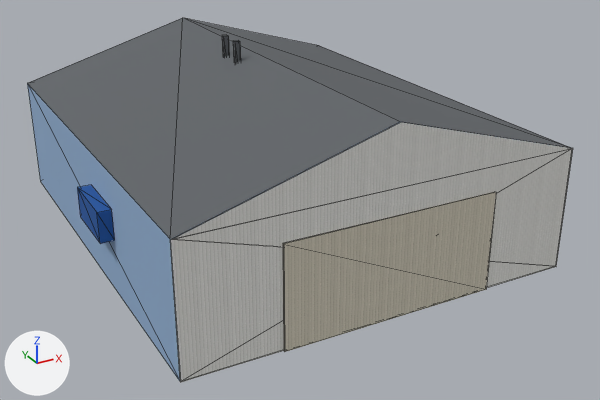
The glTF model airport-cyxd/PackageSources/modelLib/cyxd_bluehangar/cyxd_bluehangar.gltf: old version first, new version second.
Camera for both pictures: a 50 mm lens placed at (-19.6, -39.4, 20.5), pointed at (0.7, -2.4, 2.0). The lights are fixed; the arrows at lower left show +X, +Y and +Z. The first picture is the older version. Mesh edges are drawn as thin lines. Vertices at exactly the same position are counted once.

Script lines for the objects in view, before the commit:
```python
me_cyxd_bluehangar = bpy.data.meshes.new('cyxd_bluehangar')
me_cyxd_bluehangar.from_pydata(...)  # 55 vertices, 73 faces; spans x -11.1..10.4, y -12.5..12.3, z 0.0..10.3
# faces by material slot: [54, 2, 8, 9]
me_cyxd_bluehangar.materials.append(mat_cyxd_flat)  # picture img_cyxd_palette_png
me_cyxd_bluehangar.materials.append(mat_cyxd_shingle_grey)  # picture img_cyxd_shingle_grey_png
me_cyxd_bluehangar.materials.append(mat_cyxd_ribbed)  # picture img_cyxd_ribbed_png
me_cyxd_bluehangar.materials.append(mat_cyxd_ribbed_white)  # picture img_cyxd_ribbed_white_png
ob_cyxd_bluehangar = bpy.data.objects.new('cyxd_bluehangar', me_cyxd_bluehangar)
ob_cyxd_bluehangar.location = (0.0, 0.0, 0.0)
```
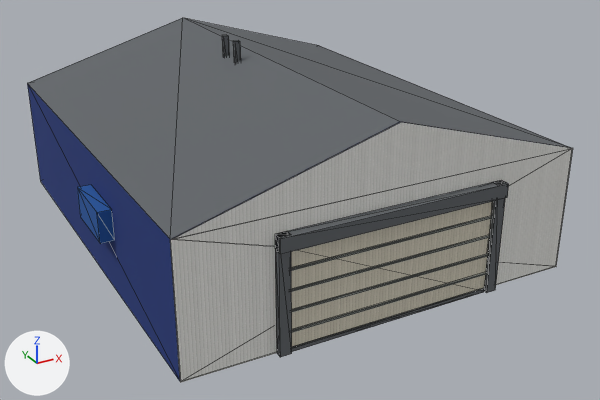
Location of each change, (x1, y1, x2, y2) in pixels of the pictures (600 x 400 px):
part 1 of me_cyxd_bluehangar, added
    after: (292, 272, 487, 333)
part 2 of me_cyxd_bluehangar, added
    after: (292, 254, 488, 312)
part 3 of me_cyxd_bluehangar, added
    after: (291, 235, 490, 292)
part 4 of me_cyxd_bluehangar, added
    after: (291, 216, 492, 271)
part 5 of me_cyxd_bluehangar, rebuilt (10% wider, 11% taller)
    before: (283, 192, 496, 352)
    after: (275, 180, 509, 357)
part 6 of me_cyxd_bluehangar, surface changed
    both: (27, 82, 403, 381)

Edits to the bpy script that builds the scene:
```text
Change me_cyxd_bluehangar:
    used by ob_cyxd_bluehangar; location = (0.0, 0.0, 0.0)
    remove me_cyxd_bluehangar.from_pydata(...)  # 55 vertices, 73 faces; spans x -11.1..10.4, y -12.5..12.3, z 0.0..10.3
    add me_cyxd_bluehangar.from_pydata(...)  # 113 vertices, 153 faces; spans x -11.1..10.4, y -12.9..12.3, z 0.0..10.3
    me_cyxd_bluehangar part 1: the loose piece of 8 vertices spanning x -1.3..-1.0, y 1.2..1.5, z 7.5..10.3 is copied, and the copy is scaled about its middle by (36, 0.233, 0.0357), then moved by (1.1, -13.9, -7.9); it spans x -5.4..5.4, y -12.6..-12.5, z 0.9..1.0
    me_cyxd_bluehangar part 2: the loose piece of 8 vertices spanning x -1.3..-1.0, y 1.2..1.5, z 7.5..10.3 is copied, and the copy is scaled about its middle by (36, 0.233, 0.0357), then moved by (1.1, -13.9, -6.9); it spans x -5.4..5.4, y -12.6..-12.5, z 2.0
    me_cyxd_bluehangar part 3: the loose piece of 8 vertices spanning x -1.3..-1.0, y 1.2..1.5, z 7.5..10.3 is copied, and the copy is scaled about its middle by (36, 0.233, 0.0357), then moved by (1.1, -13.9, -5.9); it spans x -5.4..5.4, y -12.6..-12.5, z 3.0
    me_cyxd_bluehangar part 4: the loose piece of 8 vertices spanning x -1.3..-1.0, y 1.2..1.5, z 7.5..10.3 is copied, and the copy is scaled about its middle by (36, 0.233, 0.0357), then moved by (1.1, -13.9, -4.9); it spans x -5.4..5.4, y -12.6..-12.5, z 4.0..4.1
    me_cyxd_bluehangar part 5: the loose piece of 8 vertices spanning x -5.6..5.6, y -12.5..-12.4, z 0.0..5.2 is rebuilt with 34 vertices and now spans x -5.9..5.9, y -12.9..-12.4, z 0.0..5.7
    me_cyxd_bluehangar part 6: 34 kept faces spanning x -10.4..10.4, y -12.3..12.3, z 0.0..10.3 get new texture (UV) coordinates
```
